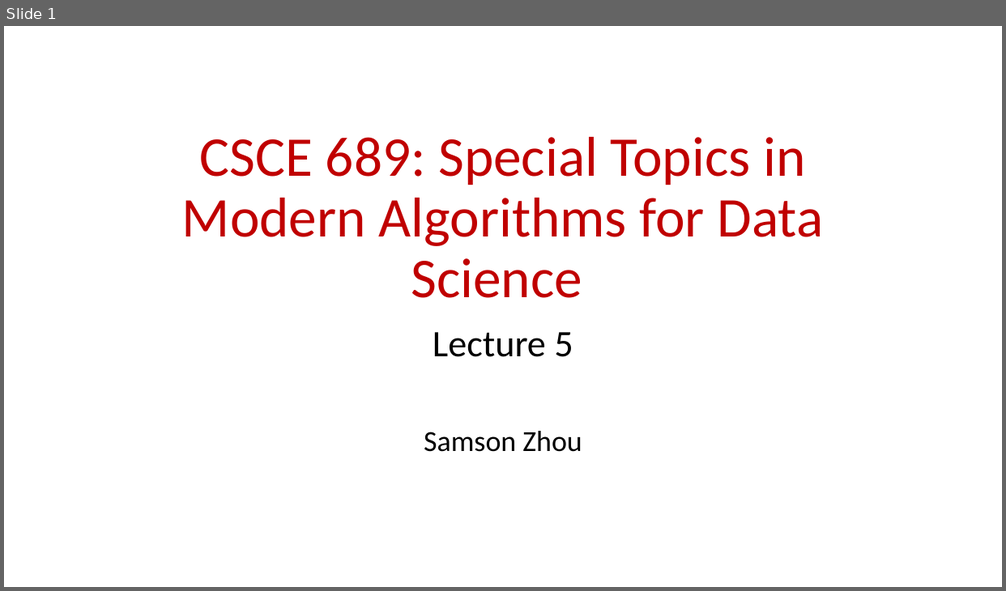
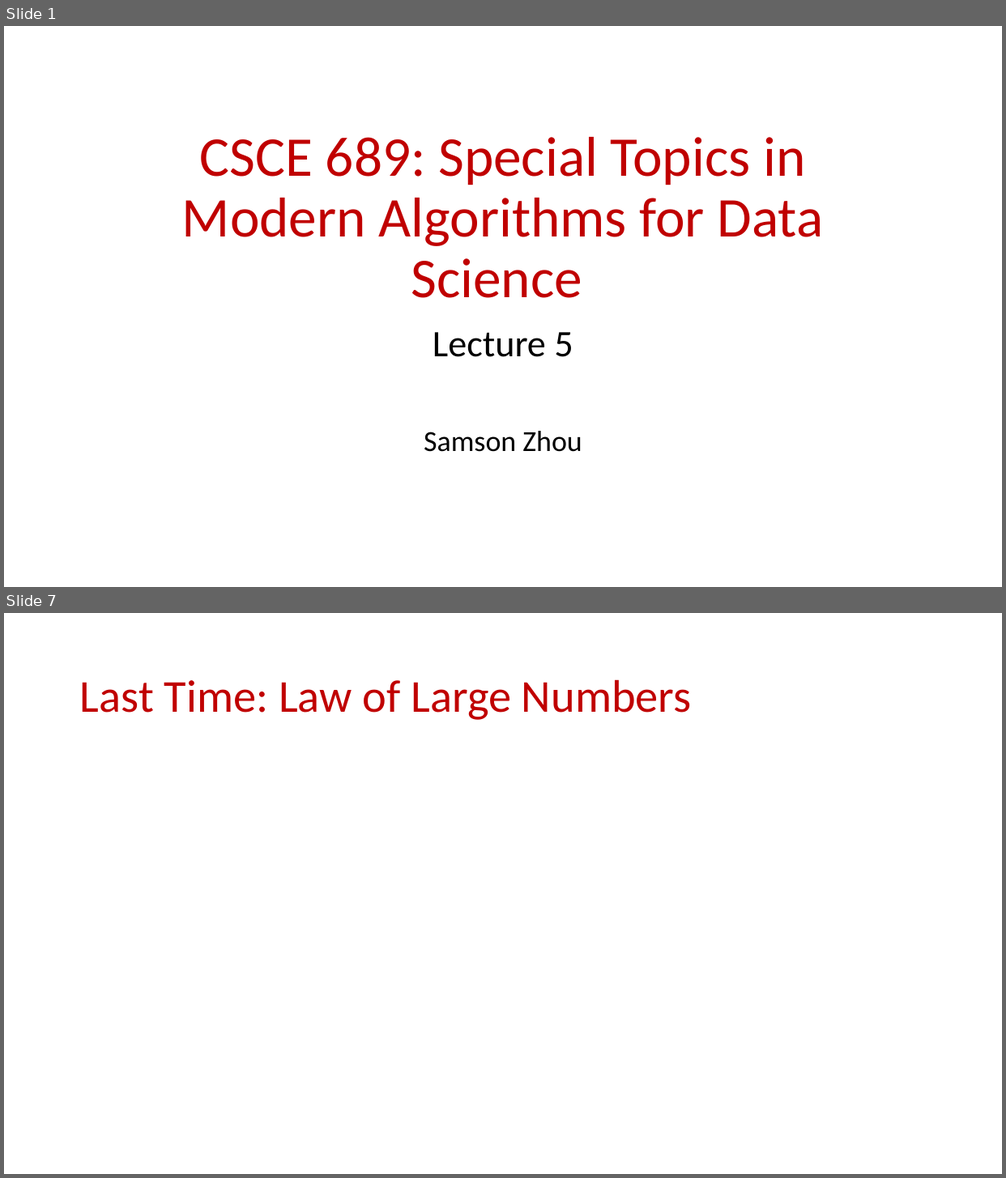
Before and after one commit to samsonzhou/samsonzhou.github.io, a slide deck: CSCE689-23/L5.pptx. Shown one above the other, each under a label of ours: slide 1 before the commit, slides 1 and 7 after it; the slides between them are not shown. The pictures are 1006x591 and 1006x1178 pixels, drawn with LibreOffice and Linux fonts; fonts in the diff are those of the drawing; grey boxes stand for pictures. Boxes give left, top, right and bottom in pixels: in the first picture for what was removed or moved away, otherwise in the second. Text is boxed around its words. In the diff, an @@ line names an element or a change of style, - is before the commit and + after.

```diff
--- a/CSCE689-23/L5.pptx
+++ b/CSCE689-23/L5.pptx
@@ slide 7 added at [4, 613, 1002, 1174], background #FFFFFF @@
@@ title added at [80, 679, 692, 720], 44 pt, text #C00000 @@
+Last Time: Law of Large Numbers
```
Also in this commit, not shown: 9 other slides added, 1 other file.
